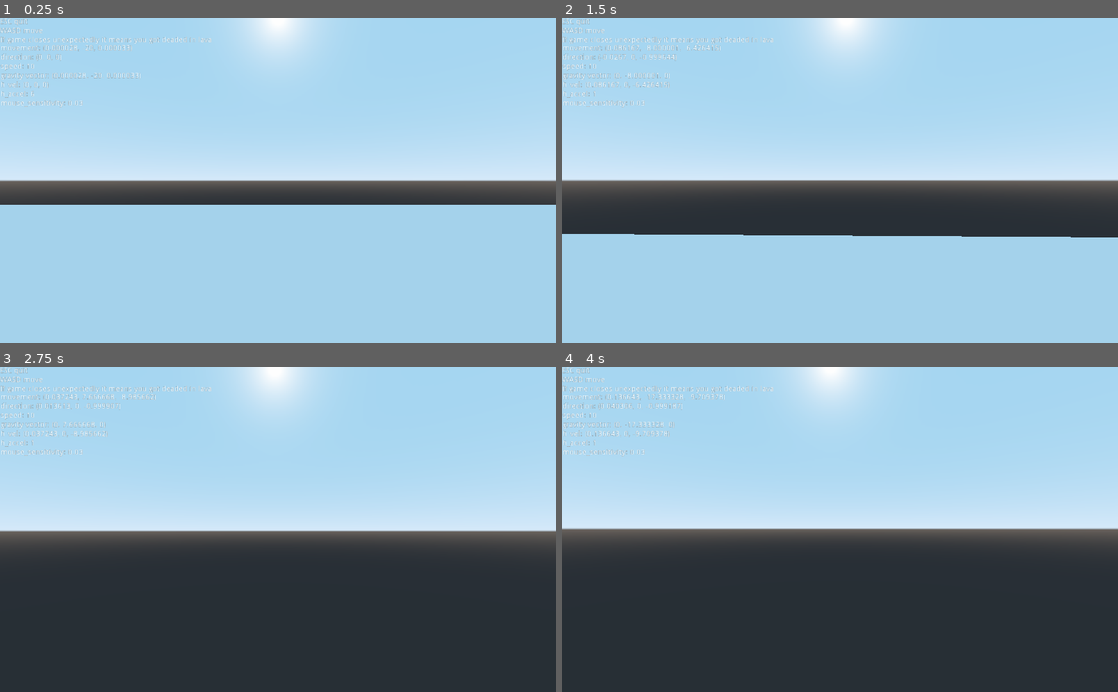
Above: before the commit, frames 1-4 (two rows, left to right).
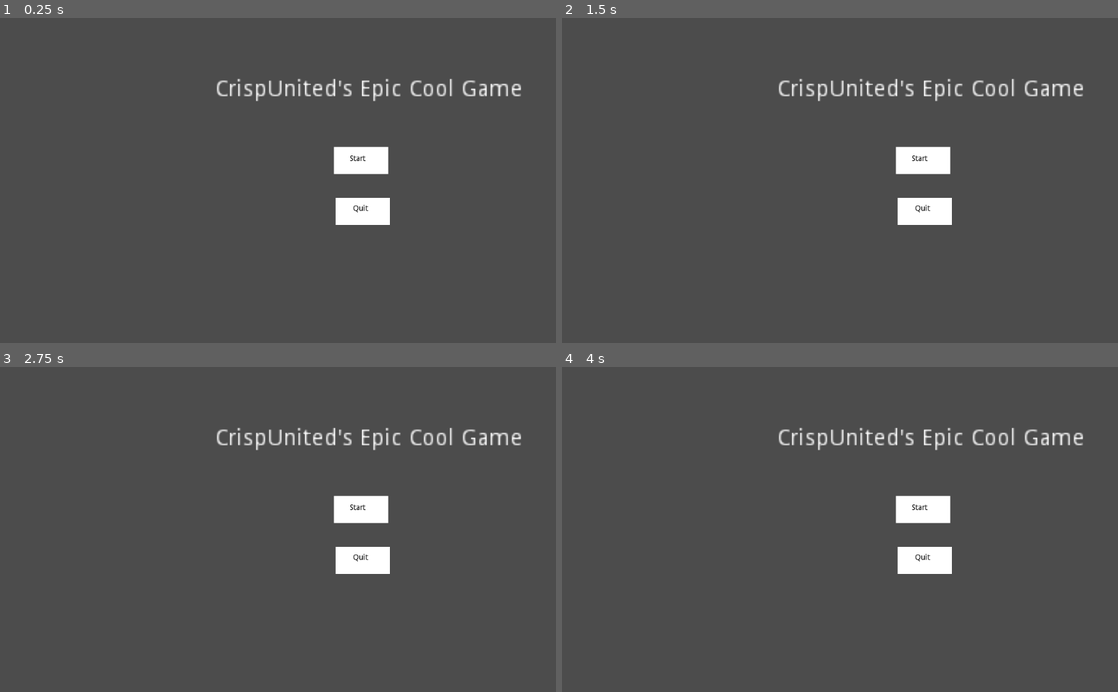
Above: after the commit, the same moments.

Repository: NILL2021/Wizardy
Game: Godot game, scene res://main.tscn
Same seed, same stepped clock (60 frames per second), same inputs: the game is played once before the commit and once after it.
Inputs (mouse positions are in pixels of both pictures, inside the frame that each line leads up to):
- Up to frame 1 (0.25 s): no input
- Up to frame 2 (1.5 s): move the mouse to (867, 180) at 0.52 s; hold Space (jump) 0.53-1.28 s; hold W (move_forward) from 0.53 s (still down); click (867, 180) at 0.67 s; move the mouse to (812, 180) at 1.27 s; tap Space (jump) at 1.35 s; click (812, 180) at 1.42 s
- Up to frame 3 (2.75 s): keep holding W (move_forward); tap Space (jump) at 1.52, 1.82 s; move the mouse to (289, 523) at 2.02 s; hold Space (jump) from 2.03 s (still down); click (289, 523) at 2.17 s
- Up to frame 4 (4 s): keep holding W (move_forward); move the mouse to (834, 536) at 2.77 s; release Space (jump) at 2.78 s; tap Space (jump) at 2.85, 3.02, 3.32 s; click (834, 536) at 2.92 s; move the mouse to (878, 532) at 3.52 s; hold Space (jump) from 3.53 s (still down); click (878, 532) at 3.67 s

The runs differ from the first frame. In frame 1, 94% of the frame differs, in the area x 0-100%, y 0-100%; in frame 2, 94%; in frame 3, 94%; in frame 4, 94%.

Commit message:
I added a cool start menu lol

Diff:
--- a/Killsyou.gd
+++ b/Killsyou.gd
@@ -6,6 +6,6 @@
 
 func _on_Area_area_entered(area):
 	if area.get_parent().is_in_group("player"):
-		get_tree().quit()
+		get_tree().change_scene("res://main.tscn")
 	else:
 		pass
--- a/Player.gd
+++ b/Player.gd
@@ -1,13 +1,13 @@
 extends KinematicBody
 
-var mouse_sensitivity = 0.03
+var mouse_sensitivity = 0.13
 var speed = 10
 var direction = Vector3()
 var h_acceleration = 6
 var h_velocity = Vector3()
 var movement = Vector3()
 var gravity = 20
-var jump = 10
+var jump = 8
 var gravity_vec = Vector3()
 var full_contact = false
 var normal_acceleration = 6
--- /dev/null
+++ b/Quit.gd
@@ -0,0 +1,5 @@
+extends Control
+
+func _gui_input(event):
+   if event is InputEventMouseButton and event.button_index == BUTTON_LEFT and event.pressed:
+	   get_tree().quit()
--- /dev/null
+++ b/Start.gd
@@ -0,0 +1,8 @@
+extends Control
+
+func _ready():
+	Input.set_mouse_mode(Input.MOUSE_MODE_VISIBLE)
+
+func _gui_input(event):
+   if event is InputEventMouseButton and event.button_index == BUTTON_LEFT and event.pressed:
+	   get_tree().change_scene("res://game.tscn")
--- /dev/null
+++ b/game.tscn
@@ -0,0 +1,57 @@
+[gd_scene load_steps=6 format=2]
+
+[ext_resource path="res://Player.tscn" type="PackedScene" id=1]
+[ext_resource path="res://main.gd" type="Script" id=2]
+[ext_resource path="res://Killsyou.gd" type="Script" id=3]
+[ext_resource path="res://ded.tres" type="Material" id=4]
+
+[sub_resource type="BoxShape" id=1]
+extents = Vector3( 17.8068, 1, 16.5697 )
+
+[node name="Spatial" type="Spatial"]
+script = ExtResource( 2 )
+
+[node name="CSGCombiner" type="CSGCombiner" parent="."]
+use_collision = true
+
+[node name="CSGBox2" type="CSGBox" parent="CSGCombiner"]
+transform = Transform( 1, 0, 0, 0, 1, 0, 0, 0, 1, 0, 0, -8.77171 )
+width = 40.4955
+height = 7.16141
+depth = 19.3853
+
+[node name="CSGBox3" type="CSGBox" parent="CSGCombiner"]
+transform = Transform( 0.910741, -0.323101, 0.257208, 0.412977, 0.712536, -0.567223, 0, 0.622815, 0.782369, 9.45923, -1.28134, 7.15989 )
+width = 2.48929
+height = 2.15991
+depth = 7.38243
+
+[node name="CSGBox4" type="CSGBox" parent="CSGCombiner"]
+transform = Transform( -0.161748, 0.670297, 0.724251, 0.412977, 0.712536, -0.567223, -0.896263, 0.207352, -0.392068, -5.58676, -1.28134, 8.09556 )
+width = 2.48929
+height = 2.15991
+depth = 7.38243
+
+[node name="CSGBox5" type="CSGBox" parent="CSGCombiner"]
+transform = Transform( -0.23132, 0.535697, 0.812108, 0.378422, 0.818556, -0.432161, -0.896263, 0.207352, -0.392068, 2.18128, 0.99544, 8.09556 )
+width = 2.48929
+height = 2.15991
+depth = 7.38243
+
+[node name="Player" parent="." instance=ExtResource( 1 )]
+transform = Transform( 1, 0, 0, 0, 1, 0, 0, 0, 1, 0, 5.51334, -4.26842 )
+
+[node name="Killsyou" type="StaticBody" parent="."]
+script = ExtResource( 3 )
+
+[node name="CSGBox" type="CSGBox" parent="Killsyou"]
+width = 35.5339
+depth = 33.3113
+material = ExtResource( 4 )
+
+[node name="Area" type="Area" parent="Killsyou"]
+
+[node name="CollisionShape" type="CollisionShape" parent="Killsyou/Area"]
+shape = SubResource( 1 )
+
+[connection signal="area_entered" from="Killsyou/Area" to="Killsyou" method="_on_Area_area_entered"]
--- a/main.tscn
+++ b/main.tscn
@@ -1,57 +1,48 @@
-[gd_scene load_steps=6 format=2]
+[gd_scene load_steps=3 format=2]
 
-[ext_resource path="res://Player.tscn" type="PackedScene" id=1]
-[ext_resource path="res://ded.tres" type="Material" id=2]
-[ext_resource path="res://Killsyou.gd" type="Script" id=3]
-[ext_resource path="res://main.gd" type="Script" id=4]
+[ext_resource path="res://Quit.gd" type="Script" id=1]
+[ext_resource path="res://Start.gd" type="Script" id=2]
 
-[sub_resource type="BoxShape" id=1]
-extents = Vector3( 17.8068, 1, 16.5697 )
+[node name="Control" type="Control"]
+anchor_right = 1.0
+anchor_bottom = 1.0
 
-[node name="Spatial" type="Spatial"]
-script = ExtResource( 4 )
+[node name="Start" type="ColorRect" parent="."]
+margin_left = 615.0
+margin_top = 238.0
+margin_right = 715.0
+margin_bottom = 288.0
+script = ExtResource( 2 )
 
-[node name="CSGCombiner" type="CSGCombiner" parent="."]
-use_collision = true
+[node name="Label" type="Label" parent="Start"]
+margin_left = 24.0
+margin_top = 15.0
+margin_right = 64.0
+margin_bottom = 29.0
+custom_colors/font_color = Color( 0, 0, 0, 1 )
+text = "Start"
+align = 1
 
-[node name="CSGBox2" type="CSGBox" parent="CSGCombiner"]
-transform = Transform( 1, 0, 0, 0, 1, 0, 0, 0, 1, 0, 0, -8.77171 )
-width = 40.4955
-height = 7.16141
-depth = 19.3853
+[node name="Quit" type="ColorRect" parent="."]
+margin_left = 618.0
+margin_top = 332.0
+margin_right = 718.0
+margin_bottom = 382.0
+script = ExtResource( 1 )
 
-[node name="CSGBox3" type="CSGBox" parent="CSGCombiner"]
-transform = Transform( 0.910741, -0.323101, 0.257208, 0.412977, 0.712536, -0.567223, 0, 0.622815, 0.782369, 9.45923, -1.28134, 7.15989 )
-width = 2.48929
-height = 2.15991
-depth = 7.38243
+[node name="Label" type="Label" parent="Quit"]
+margin_left = 26.0
+margin_top = 13.0
+margin_right = 66.0
+margin_bottom = 27.0
+custom_colors/font_color = Color( 0, 0, 0, 1 )
+text = "Quit"
+align = 1
 
-[node name="CSGBox4" type="CSGBox" parent="CSGCombiner"]
-transform = Transform( -0.161748, 0.670297, 0.724251, 0.412977, 0.712536, -0.567223, -0.896263, 0.207352, -0.392068, -5.58676, -1.28134, 8.09556 )
-width = 2.48929
-height = 2.15991
-depth = 7.38243
-
-[node name="CSGBox5" type="CSGBox" parent="CSGCombiner"]
-transform = Transform( -0.23132, 0.535697, 0.812108, 0.378422, 0.818556, -0.432161, -0.896263, 0.207352, -0.392068, 2.18128, 0.99544, 8.09556 )
-width = 2.48929
-height = 2.15991
-depth = 7.38243
-
-[node name="Player" parent="." instance=ExtResource( 1 )]
-transform = Transform( 1, 0, 0, 0, 1, 0, 0, 0, 1, 0, 5.51334, -4.26842 )
-
-[node name="Killsyou" type="StaticBody" parent="."]
-script = ExtResource( 3 )
-
-[node name="CSGBox" type="CSGBox" parent="Killsyou"]
-width = 35.5339
-depth = 33.3113
-material = ExtResource( 2 )
-
-[node name="Area" type="Area" parent="Killsyou"]
-
-[node name="CollisionShape" type="CollisionShape" parent="Killsyou/Area"]
-shape = SubResource( 1 )
-
-[connection signal="area_entered" from="Killsyou/Area" to="Killsyou" method="_on_Area_area_entered"]
+[node name="Title" type="Label" parent="."]
+margin_left = 396.0
+margin_top = 112.0
+margin_right = 585.0
+margin_bottom = 126.0
+rect_scale = Vector2( 3, 3 )
+text = "CrispUnited's Epic Cool Game"
--- a/project.godot
+++ b/project.godot
@@ -8,76 +8,6 @@
 
 config_version=4
 
-_global_script_classes=[ {
-"base": "Reference",
-"class": "DTS",
-"language": "GDScript",
-"path": "res://addons/dialogic/Localization/translation_service.gd"
-}, {
-"base": "Node",
-"class": "Dialogic",
-"language": "GDScript",
-"path": "res://addons/dialogic/Other/DialogicClass.gd"
-}, {
-"base": "Reference",
-"class": "DialogicAnimaPropertiesHelper",
-"language": "GDScript",
-"path": "res://addons/dialogic/Nodes/Anima/DialogicAnimaPropertiesHelper.gd"
-}, {
-"base": "Node",
-"class": "DialogicAnimaResources",
-"language": "GDScript",
-"path": "res://addons/dialogic/Nodes/Anima/DialogicAnimaResources.gd"
-}, {
-"base": "Control",
-"class": "DialogicBackgroundMusic",
-"language": "GDScript",
-"path": "res://addons/dialogic/Nodes/BackgroundMusic.gd"
-}, {
-"base": "Node",
-"class": "DialogicCustomEvents",
-"language": "GDScript",
-"path": "res://addons/dialogic/Nodes/DialogicCustomEvents.gd"
-}, {
-"base": "Node",
-"class": "DialogicDefinitionsUtil",
-"language": "GDScript",
-"path": "res://addons/dialogic/Other/DialogicDefinitionsUtil.gd"
-}, {
-"base": "Node",
-"class": "DialogicParser",
-"language": "GDScript",
-"path": "res://addons/dialogic/Parser/DialogicParser.gd"
-}, {
-"base": "Reference",
-"class": "DialogicResources",
-"language": "GDScript",
-"path": "res://addons/dialogic/Other/DialogicResources.gd"
-}, {
-"base": "Reference",
-"class": "DialogicUtil",
-"language": "GDScript",
-"path": "res://addons/dialogic/Other/DialogicUtil.gd"
-}, {
-"base": "PanelContainer",
-"class": "HistoryRow",
-"language": "GDScript",
-"path": "res://addons/dialogic/Example Assets/History/HistoryRow.gd"
-} ]
-_global_script_class_icons={
-"DTS": "",
-"Dialogic": "",
-"DialogicAnimaPropertiesHelper": "",
-"DialogicAnimaResources": "",
-"DialogicBackgroundMusic": "",
-"DialogicCustomEvents": "",
-"DialogicDefinitionsUtil": "",
-"DialogicParser": "",
-"DialogicResources": "",
-"DialogicUtil": "",
-"HistoryRow": ""
-}
-
 [application]
 
 config/name="oi"
@@ -86,7 +16,7 @@
 
 [editor_plugins]
 
-enabled=PoolStringArray( "res://addons/dialogic/plugin.cfg" )
+enabled=PoolStringArray(  )
 
 [input]
 
